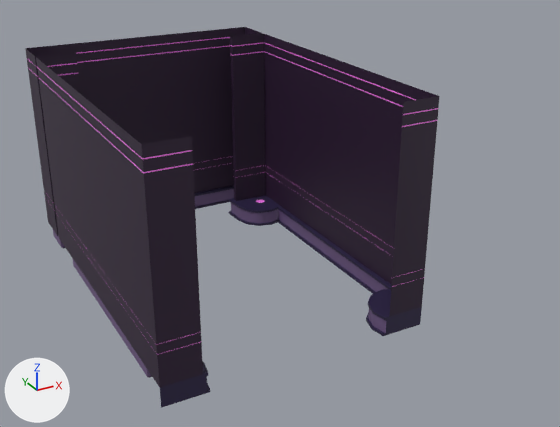
Two versions of the FBX model Assets/Models/Crossing/Crossing_Buildings/Apartments/Bar/Bar_Walls.fbx, one commit apart.
Before and after are seen from a 50 mm lens placed at (-10.74, -23.71, 14.45), pointed at (2.36, 0.1, 2.54). Arrows for +X, +Y and +Z are at lower left; the lights stay in place. Where no turn or scale is listed for an object, it has been applied to the vertices. Vertices at the same position are counted once.

The first picture shows 'Bar_Walls'.
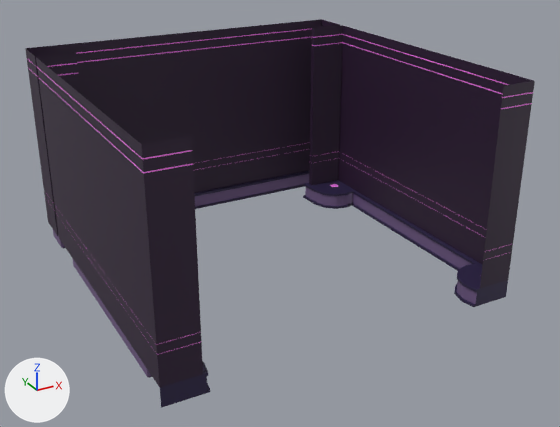
The newer file is also turned or shifted as a whole; pictures and numbers use the older file's frame.

The edits, one by one:
me_mesh has 663 vertices, 1250 faces and spans x -4.8..4.8, y -5.63..7.76, z 0.0..8.16.
me_mesh is used by ob_bar_walls; location (0.0, 0.0, 0.0).
me_mesh part 1: all 21 vertices in x 0.0, y 7.55..7.76, z 0.0..8.16 are moved by (2.0, 0.0, 0.0).
me_mesh part 2: all 321 vertices in x 3.09..4.8, y -5.63..7.76, z 0.0..8.16 are moved by (4.0, 0.0, 0.0).

Location of each change, (x1, y1, x2, y2) in pixels of the pictures (560 x 427 px; the box of a moved part takes in the faces that stretch with it):
'Bar_Walls', reshaped (23% wider): before (25, 27, 439, 408); after (25, 19, 535, 408)
part 1 of me_mesh, moved or reshaped: before (26, 27, 245, 209); after (26, 19, 322, 209)
part 2 of me_mesh, moved or reshaped: before (229, 27, 439, 336); after (303, 20, 535, 307)
